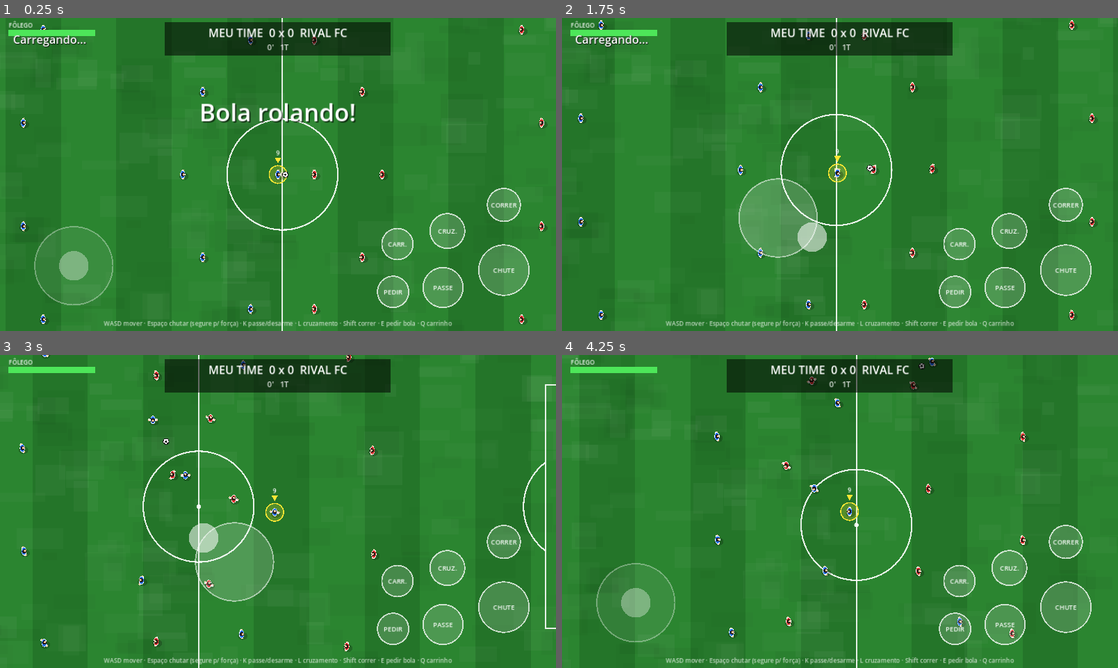
Above: before the commit, frames 1-4 (two rows, left to right).
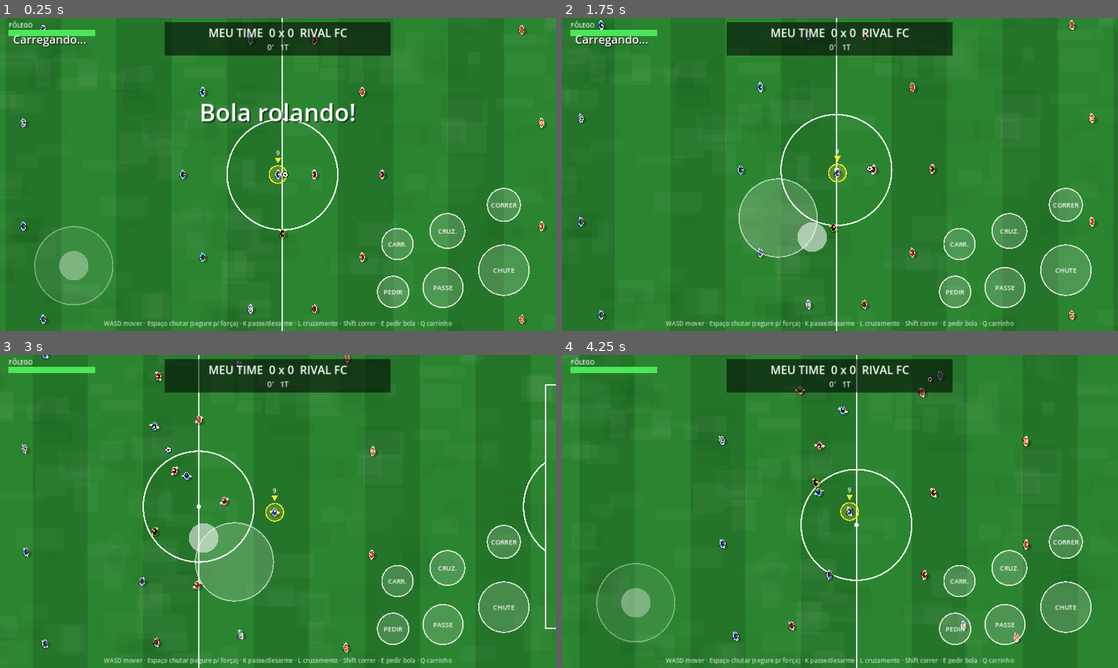
Above: after the commit, the same moments.

Repository: fcruz291003-netizen/Fora-de-Campo-
Game: Godot game, scene res://main.tscn
Same seed, same stepped clock (60 frames per second), same inputs: the game is played once before the commit and once after it.
Inputs (mouse positions are in pixels of both pictures, inside the frame that each line leads up to):
- Up to frame 1 (0.25 s): no input
- Up to frame 2 (1.75 s): tap Enter at 0.5 s; move the mouse to (962, 158) at 0.52 s; hold D 0.53-1.25 s; tap J at 0.6 s; click (962, 158) at 0.67 s; tap Space at 0.77, 1.25 s; drag from (728, 190) to (812, 237) at 1.27 s
- Up to frame 3 (3 s): move the mouse to (333, 442) at 2.02 s; hold D 2.03-2.75 s; tap L at 2.1 s; drag from (250, 574) to (111, 464) at 2.77 s
- Up to frame 4 (4.25 s): move the mouse to (1006, 558) at 3.52 s; hold A from 3.53 s (still down); tap E at 3.6 s; tap Space at 3.77 s

The runs differ from the first frame. In frame 1, 0.1% of the frame differs, in the area x 3-98%, y 2-98%; in frame 2, 0.2%; in frame 3, 0.9%; in frame 4, 1.2%, in the area x 27-85%, y 0-93%.

Commit message:
Add files via upload

Diff:
--- a/match.gd
+++ b/match.gd
@@ -27,6 +27,7 @@
 var hud: MatchHud
 var controls: TouchControls
 var user: Footballer
+var referee: Footballer
 
 var players: Array[Footballer] = []
 var team0: Array[Footballer] = []
@@ -65,6 +66,7 @@
 
 	_spawn_team(0)
 	_spawn_team(1)
+	_spawn_referee()
 
 	ball = SoccerBall.new()
 	ball.z_index = 5
@@ -72,10 +74,10 @@
 
 	cam = Camera2D.new()
 	cam.zoom = Vector2(0.85, 0.85)
-	cam.limit_left = -1500
-	cam.limit_right = 1500
-	cam.limit_top = -1000
-	cam.limit_bottom = 1000
+	cam.limit_left = -1650
+	cam.limit_right = 1650
+	cam.limit_top = -1150
+	cam.limit_bottom = 1150
 	add_child(cam)
 	cam.make_current()
 
@@ -104,6 +106,9 @@
 			p.kit_color = Color(0.95, 0.75, 0.1) if p.is_gk else Color(0.15, 0.45, 1.0)
 		else:
 			p.kit_color = Color(0.2, 0.8, 0.3) if p.is_gk else Color(0.9, 0.2, 0.2)
+		p.kit_trim = Color(0.1, 0.1, 0.1) if p.is_gk else Color(1, 1, 1)
+		p.skin = PitchView.SKINS[rng.randi() % PitchView.SKINS.size()]
+		p.hair = PitchView.HAIRS[rng.randi() % PitchView.HAIRS.size()]
 		var is_user: bool = (t == 0 and i == 9)
 		p.is_user = is_user
 		p.attrs = _make_attrs(p.role, is_user)
@@ -114,6 +119,26 @@
 		add_child(p)
 		players.append(p)
 		_team(t).append(p)
+
+
+func _spawn_referee() -> void:
+	referee = Footballer.new()
+	referee.team = 2
+	referee.number = 0
+	referee.show_number = false
+	referee.kit_color = Color(0.08, 0.08, 0.10)
+	referee.kit_trim = Color(0.95, 0.85, 0.10)
+	referee.skin = PitchView.SKINS[1]
+	referee.hair = PitchView.HAIRS[0]
+	referee.position = Vector2(0.0, 160.0)
+	add_child(referee)
+
+
+func _update_referee(delta: float) -> void:
+	var target: Vector2 = ball.position + Vector2(-90.0, 140.0)
+	target.x = clampf(target.x, -W + 100.0, W - 100.0)
+	target.y = clampf(target.y, -H + 60.0, H - 60.0)
+	_move_ai(referee, target, 0.8, delta)
 
 
 func _a(pace: int, sho: int, pas: int, dri: int, def: int, phy: int) -> Dictionary:
@@ -148,7 +173,10 @@
 # ================================================================ loop
 func _process(delta: float) -> void:
 	for p: Footballer in players:
+		p.anim_t += delta * p.velocity.length() * 0.055
 		p.queue_redraw()
+	referee.anim_t += delta * referee.velocity.length() * 0.055
+	referee.queue_redraw()
 	ball.queue_redraw()
 	if msg_t > 0.0:
 		msg_t -= delta
@@ -205,6 +233,7 @@
 		if p != user:
 			_update_ai(p, delta)
 
+	_update_referee(delta)
 	_separate_players()
 	_clamp_players()
 
